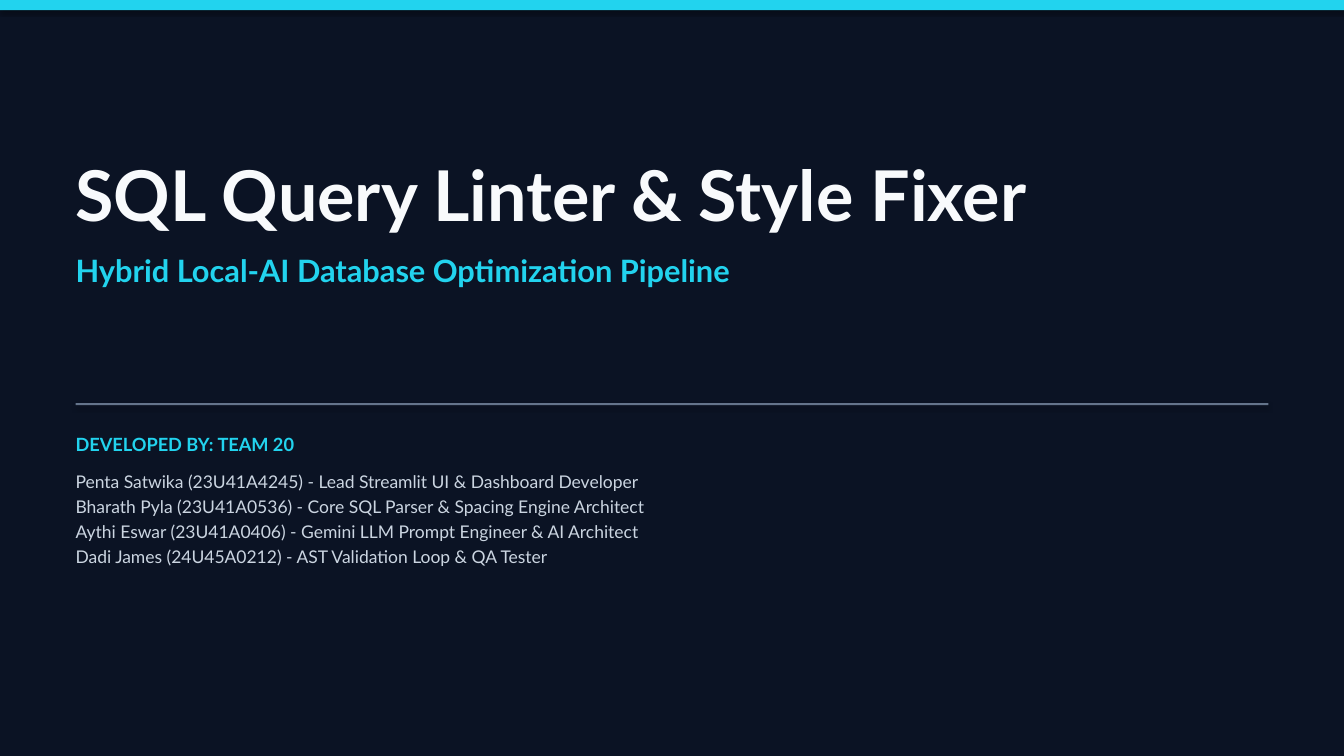
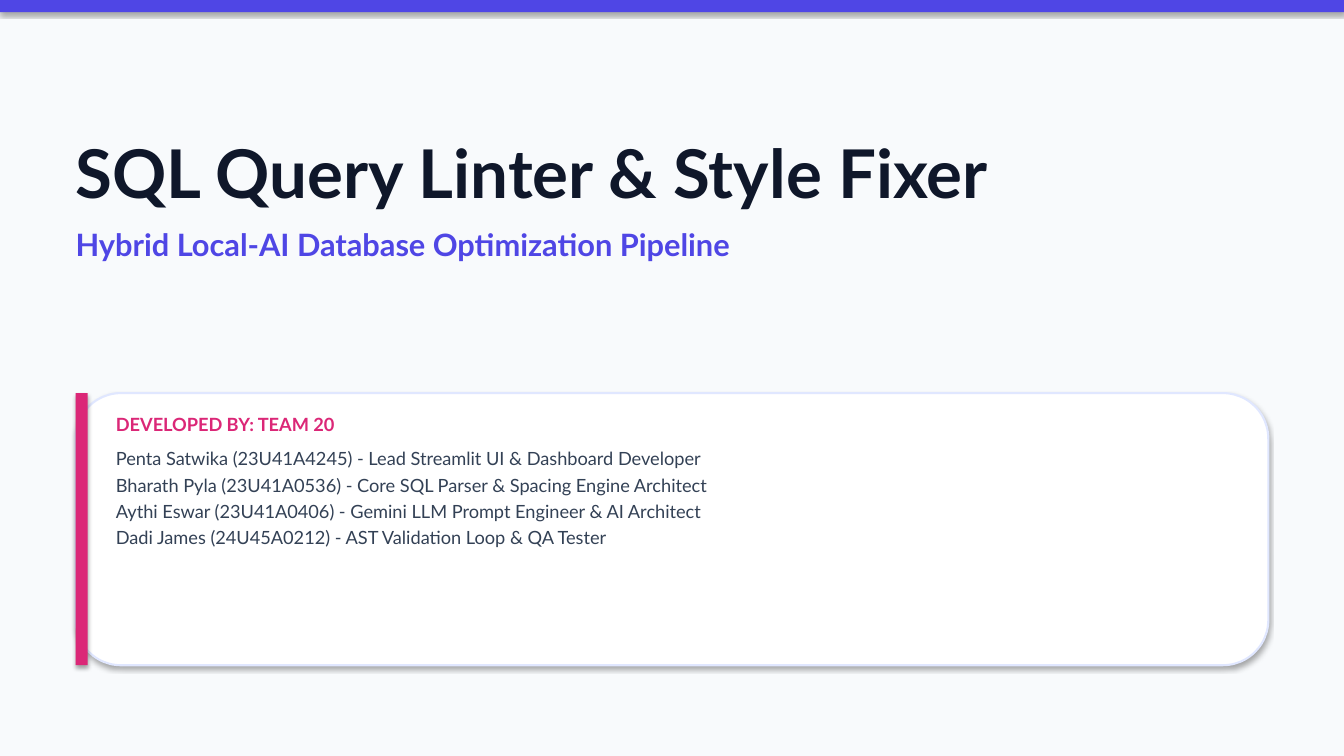
Before and after one commit to bharathpyla/sql-query-linter-style-fixer, a slide deck: slide 1 of Presentation.pptx. Drawn at 1344x756 pixels with LibreOffice and Linux fonts; fonts in the diff are those of the drawing. Boxes give left, top, right and bottom in pixels: in the first picture for what was removed or moved away, otherwise in the second. Text is boxed around its words. In the diff, an @@ line names an element or a change of style, - is before the commit and + after.

Commit message:
Update presentation Presentation.pptx with modern indigo/violet theme and card layouts

```diff
--- a/Presentation.pptx
+++ b/Presentation.pptx
@@ background #0B1324 to #F8FAFC @@
@@ rectangle at [0, 0, 1344, 12]: fill #22D3EE to #4F46E5 @@
@@ text "SQL Query Linter & Style ...": place and size @@
-text "SQL Query Linter & Style ..." at [76, 169, 1027, 287]
+text "SQL Query Linter & Style ..." at [76, 148, 988, 261]
@@ text "SQL Query Linter & Style ..." at [76, 148, 988, 261]: size 50 to 48 pt, text colour #F8FAFC to #0F172A in "SQL Query Linter & Style Fixer"; text colour #22D3EE to #4F46E5 in "Hybrid Local-AI Database Optimization Pipeline"; less space between paragraphs @@
@@ rectangle removed at [76, 403, 1268, 405] @@
@@ rounded rectangle added at [76, 393, 1268, 665], fill #FFFFFF, outline #E0E7FF 1.5 pt @@
@@ rectangle added at [76, 393, 88, 665], fill #DB2777 @@
@@ text "DEVELOPED BY: TEAM 20": place and size @@
-text "DEVELOPED BY: TEAM 20" at [76, 437, 644, 566]
+text "DEVELOPED BY: TEAM 20" at [116, 417, 707, 547]
@@ text "DEVELOPED BY: TEAM 20" at [116, 417, 707, 547]: text colour #22D3EE to #DB2777 in "DEVELOPED BY: TEAM 20"; size 12.5 to 13 pt, text colour #CBD5E1 to #334155; less space between paragraphs @@
```
Also in this commit, not shown: 7 other slides changed.
